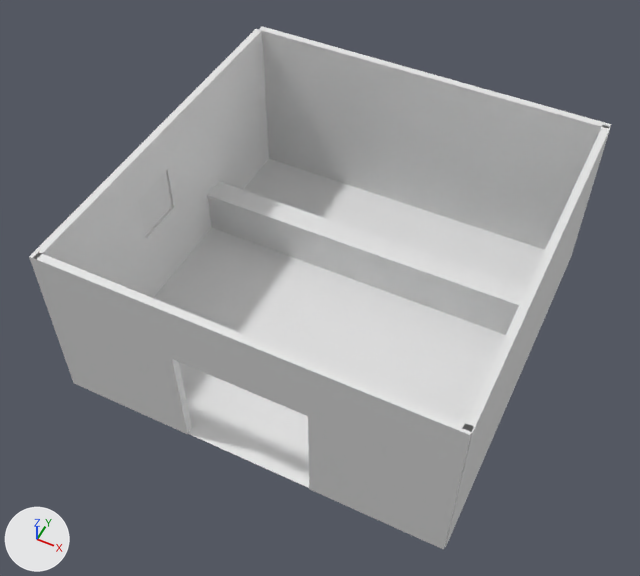
What one commit did to the Blender file Assets/untitled.blend.
Both versions are drawn from a camera (50 mm lens) standing at (9.8, -21.2, 27.8) and looking at (-0.2, -1.1, 2.6). Every picture has the same lights, and +X, +Y and +Z are marked at lower left.
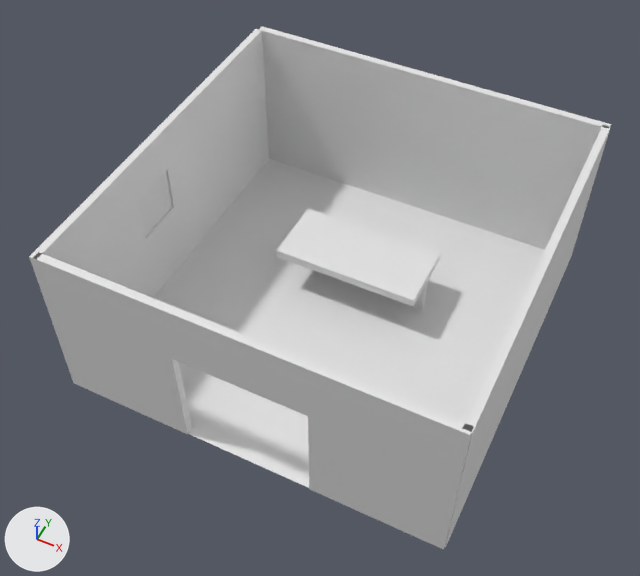
Where the change shows, as pixel boxes (x1, y1, x2, y2) in the pictures (640 x 576 px):
'Cube.004', moved, rescaled (49% narrower, 23% shorter): before (207, 182, 527, 310); after (277, 208, 440, 306)
'Cube.005', moved, rescaled: before (208, 201, 517, 335); after (295, 263, 427, 310)

Patch to the scene script:
```diff
--- a/Assets/untitled.blend.py
+++ b/Assets/untitled.blend.py
@@ ob_cube_005 @@
 ob_cube_005 = bpy.data.objects.new('Cube.005', me_cube_006)
-ob_cube_005.location = (0.03, 2.22, 0.93)
+ob_cube_005.location = (0.03, 1.94, 0.93)
 ob_cube_005.rotation_euler = (0.0, 0.0, 1.571)  # degrees (0, 0, 90)
-ob_cube_005.scale = (0.1, 7.5, 1.0)
+ob_cube_005.scale = (0.1, 3.0, 1.0)
@@ ob_cube_004 @@
 ob_cube_004 = bpy.data.objects.new('Cube.004', me_cube_005)
-ob_cube_004.location = (0.05, 2.6, 1.81)
+ob_cube_004.location = (0.05, 1.9, 1.81)
 ob_cube_004.rotation_euler = (0.0, 0.0, 1.571)  # degrees (0, 0, 90)
-ob_cube_004.scale = (0.5, 7.5, 0.15)
+ob_cube_004.scale = (1.4, 3.0, 0.175)
```
